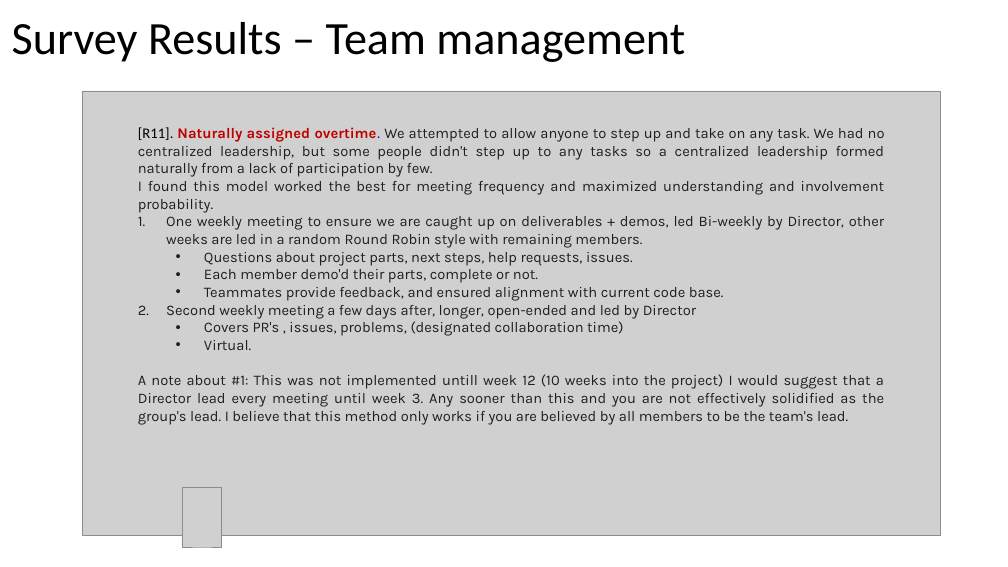
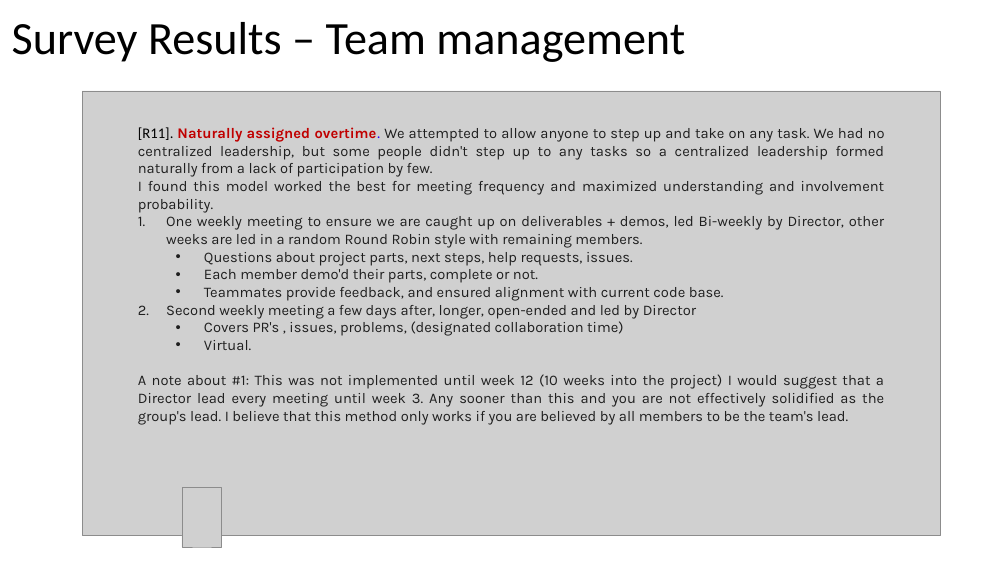
Before and after one commit to johnxu21/johnxu21.github.io, a slide deck: slide 15 of teaching/CS472/Timetable/Survey_Presentation.pptx. Drawn at 1008x567 pixels with LibreOffice and Linux fonts; fonts in the diff are those of the drawing; grey boxes stand for pictures. Boxes give left, top, right and bottom in pixels: in the first picture for what was removed or moved away, otherwise in the second. Text is boxed around its words. In the diff, an @@ line names an element or a change of style, - is before the commit and + after.

```diff
--- a/teaching/CS472/Timetable/Survey_Presentation.pptx
+++ b/teaching/CS472/Timetable/Survey_Presentation.pptx
@@ text at (138,374,884,425): text changed @@
-A note about #1: This was not implemented untill week 12 (10 weeks into the project) I would suggest that a Director lead every meeting until week 3. Any sooner than this and you are not effectively solidified as the group's lead. I believe that this method only works if you are believed by all members to be the team's lead.
+A note about #1: This was not implemented until week 12 (10 weeks into the project) I would suggest that a Director lead every meeting until week 3. Any sooner than this and you are not effectively solidified as the group's lead. I believe that this method only works if you are believed by all members to be the team's lead.
```
Also in this commit, not shown: 10 other slides changed, 2 other files.
